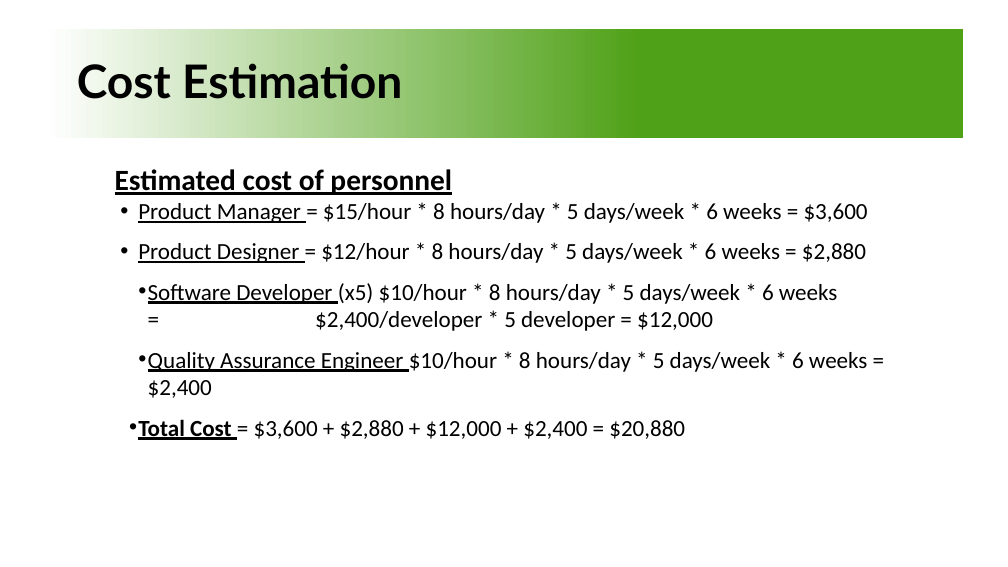
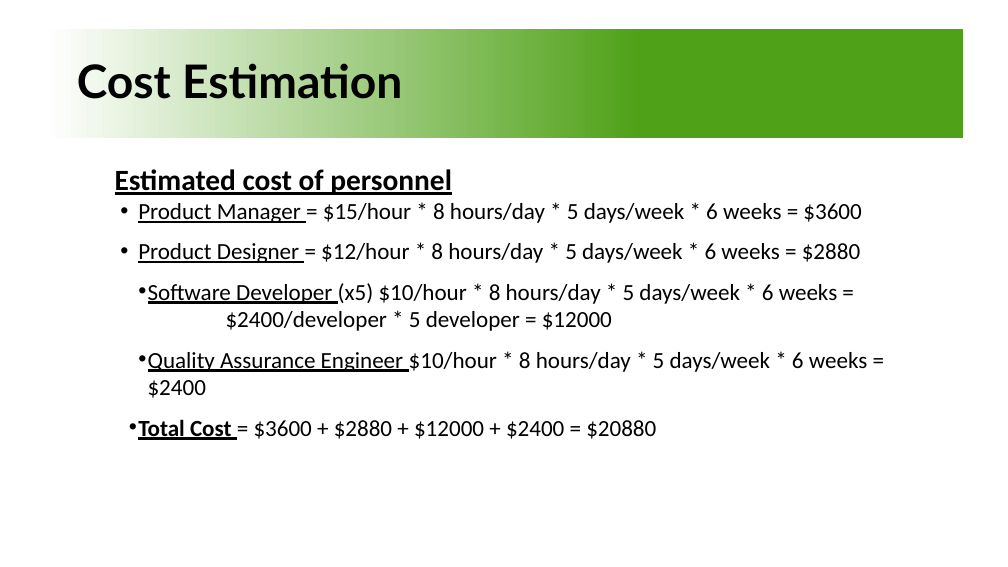
Before and after one commit to emmaxtung/3354-GreenHome, a slide deck: slide 4 of Presentation Slides.pptx. Drawn at 1008x567 pixels with LibreOffice and Linux fonts; fonts in the diff are those of the drawing. Boxes give left, top, right and bottom in pixels: in the first picture for what was removed or moved away, otherwise in the second. Text is boxed around its words. In the diff, an @@ line names an element or a change of style, - is before the commit and + after.

```diff
--- a/Presentation Slides.pptx
+++ b/Presentation Slides.pptx
@@ text at [138,203,868,440]: text changed @@
-• Product Manager = $15/hour * 8 hours/day * 5 days/week * 6 weeks = $3,600
-• Product Designer = $12/hour * 8 hours/day * 5 days/week * 6 weeks = $2,880
-• Software Developer (x5) $10/hour * 8 hours/day * 5 days/week * 6 weeks = $2,400/developer * 5 developer = $12,000
-• Quality Assurance Engineer $10/hour * 8 hours/day * 5 days/week * 6 weeks = $2,400
-• Total Cost = $3,600 + $2,880 + $12,000 + $2,400 = $20,880
+• Product Manager = $15/hour * 8 hours/day * 5 days/week * 6 weeks = $3600
+• Product Designer = $12/hour * 8 hours/day * 5 days/week * 6 weeks = $2880
+• Software Developer (x5) $10/hour * 8 hours/day * 5 days/week * 6 weeks = $2400/developer * 5 developer = $12000
+• Quality Assurance Engineer $10/hour * 8 hours/day * 5 days/week * 6 weeks = $2400
+• Total Cost = $3600 + $2880 + $12000 + $2400 = $20880
```
Also in this commit, not shown: 2 other slides changed, 1 slide removed, 1 other file.
